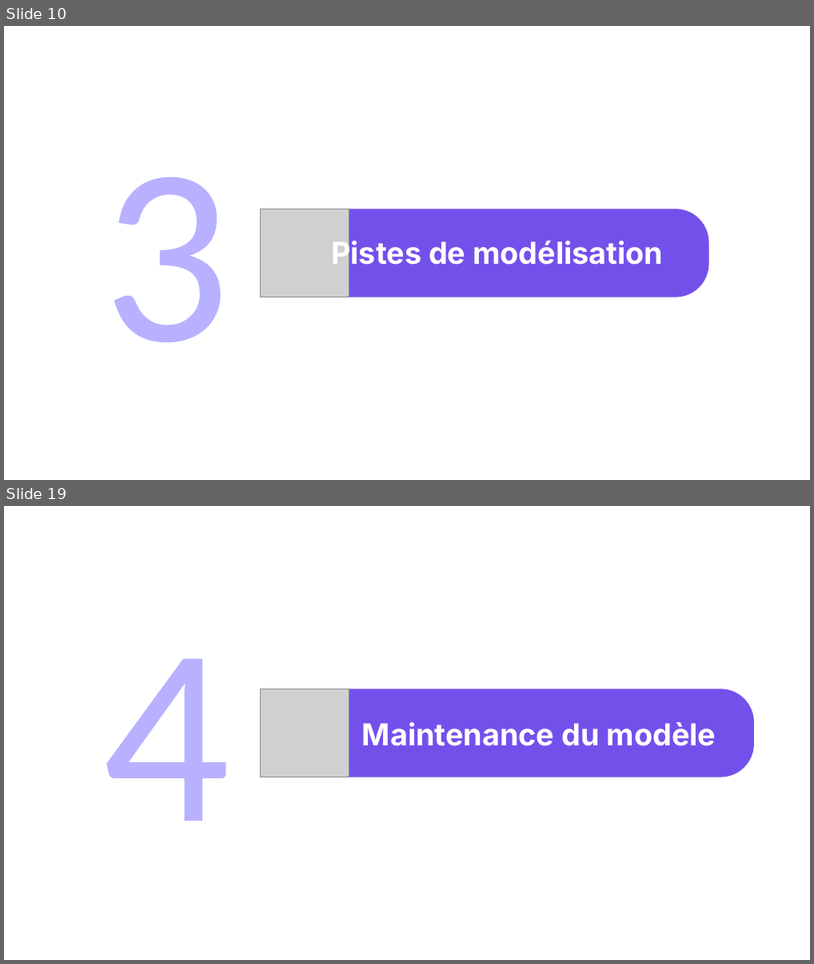
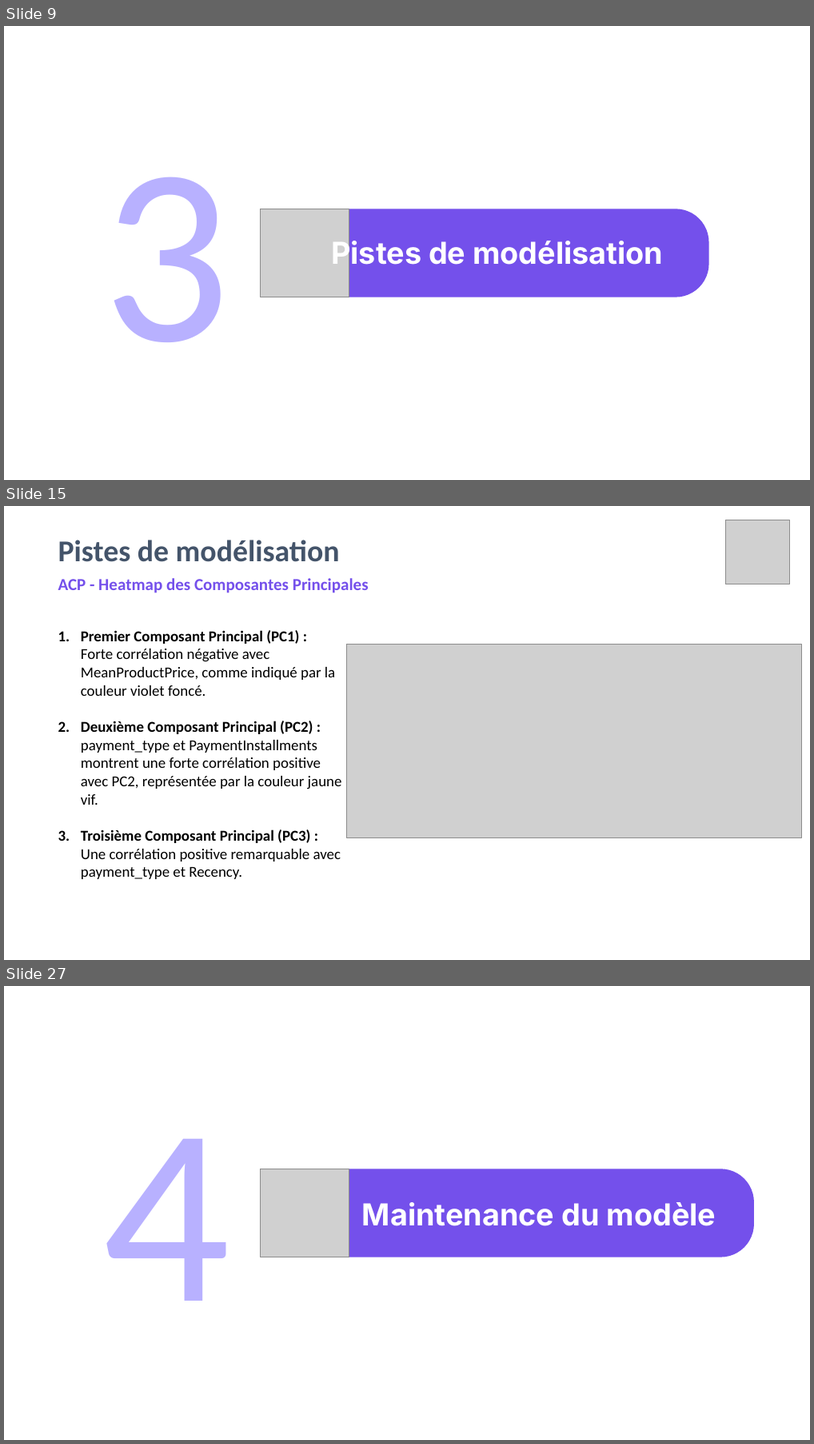
Before and after one commit to amaye15/OpenClassroom--Machine-Learning-Engineer, a slide deck: P4/P4.pptx. Shown one above the other, each under a label of ours: slides 10 and 19 before the commit, slides 9, 15 and 27 after it; the slides between them are not shown. The pictures are 814x964 and 814x1444 pixels, drawn with LibreOffice and Linux fonts; fonts in the diff are those of the drawing; grey boxes stand for pictures. Boxes give left, top, right and bottom in pixels: in the first picture for what was removed or moved away, otherwise in the second. Text is boxed around its words. In the diff, an @@ line names an element or a change of style, - is before the commit and + after.

```diff
--- a/P4/P4.pptx
+++ b/P4/P4.pptx
@@ slide 15 added at (4,506,810,960), background #FFFFFF @@
@@ picture added at (726,520,790,584) @@
@@ title added at (58,540,340,562), 36 pt, text #44546A, bold @@
+Pistes de modélisation
@@ text added at (58,578,369,593), 20 pt, text #7450EB, bold @@
+ACP - Heatmap des Composantes Principales
@@ text added at (81,630,342,879), 18 pt, text #000000 @@
+1. Premier Composant Principal (PC1) :
+   Forte corrélation négative avec MeanProductPrice, comme indiqué par la couleur violet foncé.
+2. Deuxième Composant Principal (PC2) :
+   payment_type et PaymentInstallments montrent une forte corrélation positive avec PC2, représentée par la couleur jaune vif.
+3. Troisième Composant Principal (PC3) :
+   Une corrélation positive remarquable avec payment_type et Recency.
@@ picture added at (347,644,802,837) @@
@@ what was slide 10 is now slide 9 @@
@@ what was slide 19 is now slide 27 @@
```
Also in this commit, not shown: 10 slides changed, 14 other slides added, 15 slides removed, 6 other files.
